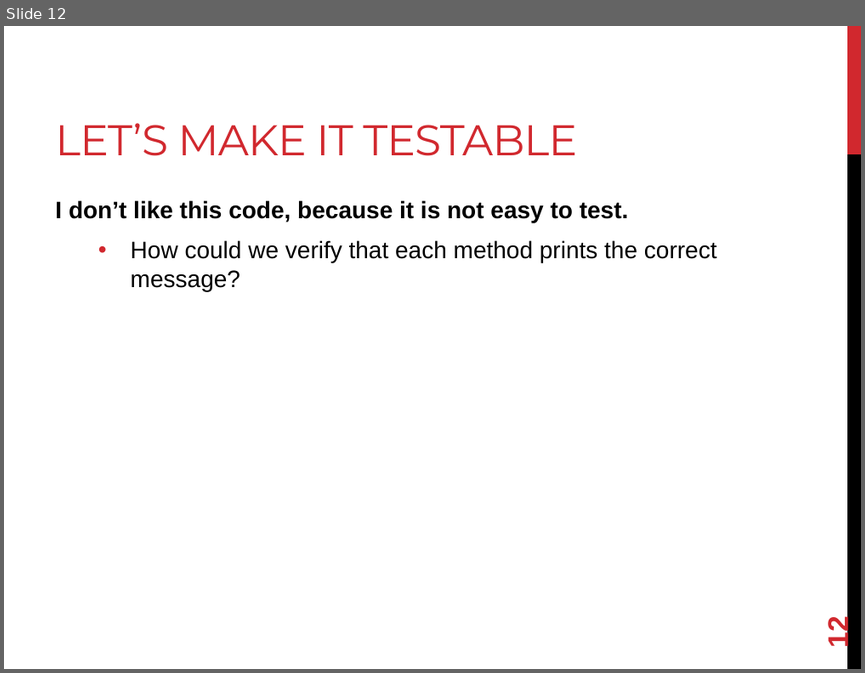
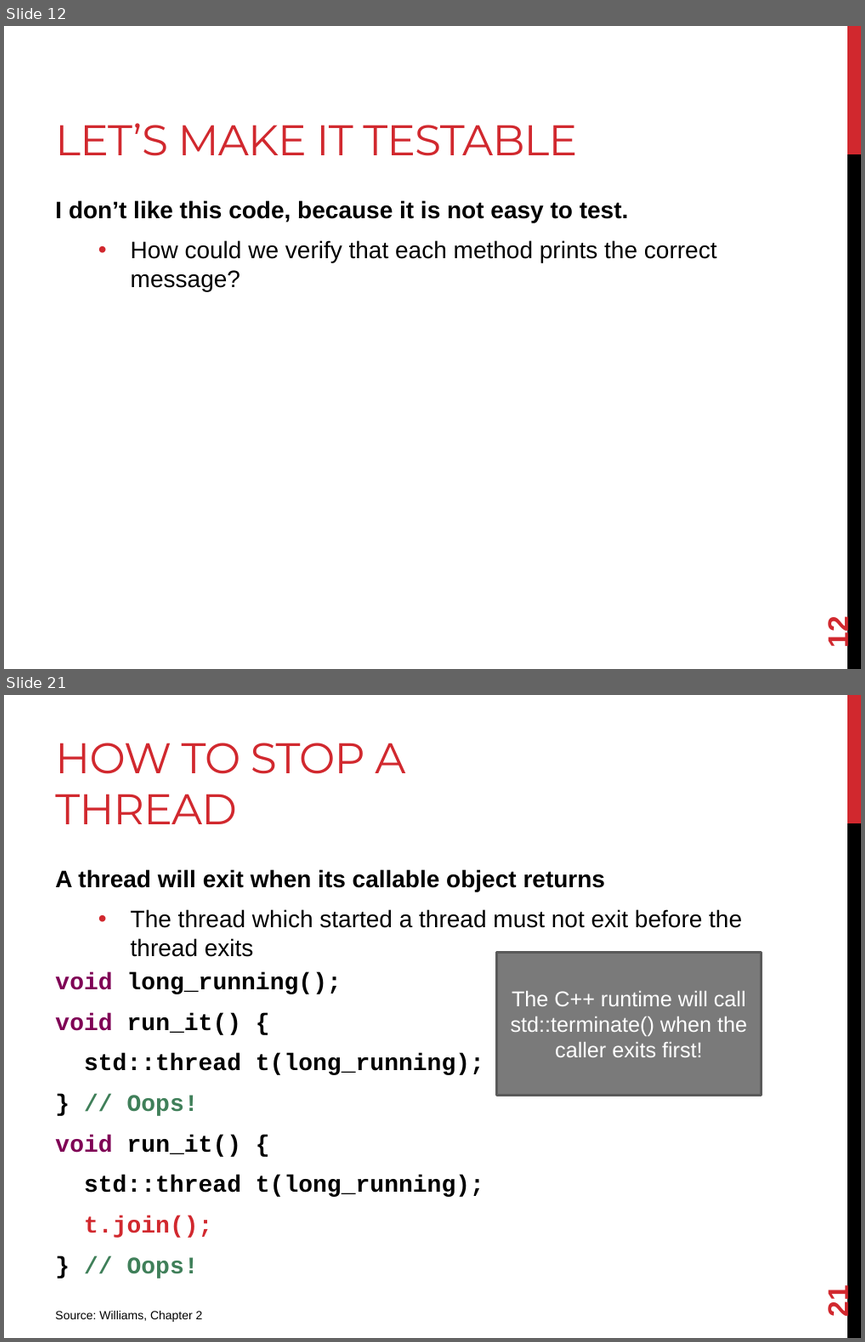
Before and after one commit to joshpeterson/DevelopingConcurrentSoftware, a slide deck: Lectures/Threads/Threads.pptx. Shown one above the other, each under a label of ours: slide 12 before the commit, slides 12 and 21 after it; the slides between them are not shown. The pictures are 865x673 and 865x1342 pixels, drawn with LibreOffice and Linux fonts; fonts in the diff are those of the drawing. Boxes give left, top, right and bottom in pixels: in the first picture for what was removed or moved away, otherwise in the second. Text is boxed around its words. In the diff, an @@ line names an element or a change of style, - is before the commit and + after.

Commit message:
Add information about thread argument passing and thread stopping.

```diff
--- a/Lectures/Threads/Threads.pptx
+++ b/Lectures/Threads/Threads.pptx
@@ slide 21 added at (x1=4, y1=695, x2=861, y2=1338), background #FFFFFF; not listed: 2 template elements that a slide beside it also shows @@
@@ title added at (x1=55, y1=743, x2=405, y2=824), 36 pt, text #D1282E @@
+HOW TO STOP A THREAD
@@ text added at (x1=55, y1=869, x2=742, y2=1278), 20 pt, text #000000, bold @@
+A thread will exit when its callable object returns
+  • The thread which started a thread must not exit before the thread exits
+void long_running();
+void run_it() {
+std::thread t(long_running);
+} // Oops!
+void run_it() {
+std::thread t(long_running);
+t.join();
+} // Oops!
@@ rectangle added at (x1=497, y1=952, x2=760, y2=1095), fill #7A7A7A, outline #5A5A5A 2.25 pt, 18 pt, text #FFFFFF @@
+The C++ runtime will call std::terminate() when the caller exits first!
@@ page number added at (x1=822, y1=1287, x2=854, y2=1315), 24 pt, text #D1282E, bold @@
+21
@@ text added at (x1=55, y1=1310, x2=203, y2=1321), 10 pt, text #000000 @@
+Source: Williams, Chapter 2
```
Also in this commit, not shown: 1 slide changed, 11 other slides added.
